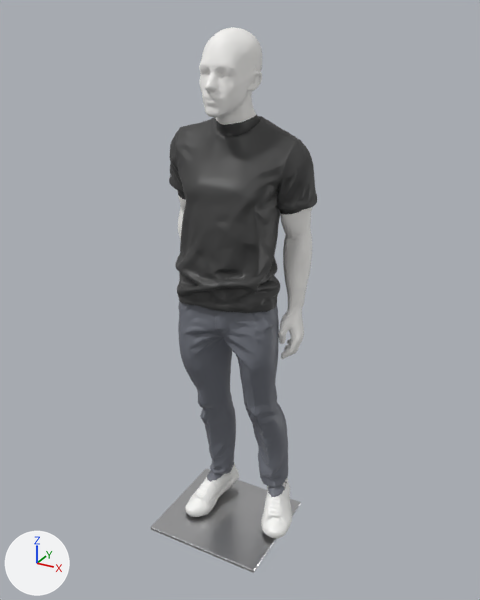
Renders of the Blender file assets-src/models/mannequins-poses/homme-pose.blend from each side of a commit.
Before and after are seen from a camera (50 mm lens) standing at (1.063, -1.848, 1.869) and looking at (0.034, 0.023, 0.934). Arrows for +X, +Y and +Z are at lower left; the lights stay in place. The picture after the commit comes second.

Objects in the first picture: 'Mannequin_Corps', 'Socle_Plaque'.
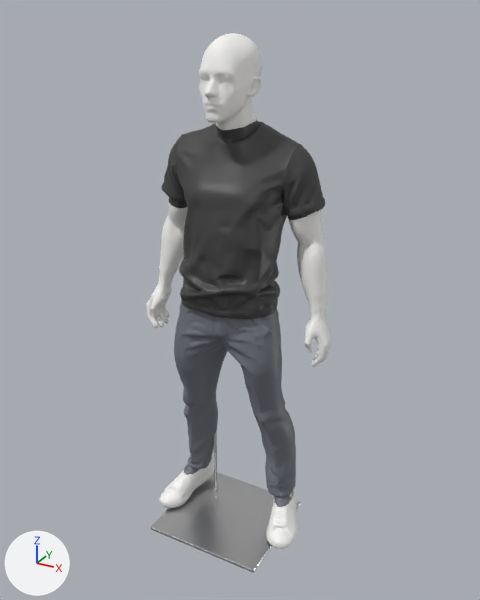
Location of each change, [x1, y1, x2, y2] in pixels of the pictures (480 x 600 px; the box of a moved part takes in the faces that stretch with it):
'Mannequin_Corps', reshaped, moved (26% wider)
    before: [169, 27, 317, 538]
    after: [146, 33, 332, 549]
part 1 of me_tripo_mesh_813cb525_25a2_4841_a47f_561e47d7e20b, moved or reshaped
    before: [169, 125, 317, 538]
    after: [146, 131, 331, 549]

What the commit changed:
me_tripo_mesh_813cb525_25a2_4841_a47f_561e47d7e20b is used by ob_mannequin_corps; location (0.0, 0.0, 0.017).
me_tripo_mesh_813cb525_25a2_4841_a47f_561e47d7e20b had 12692 vertices, 24725 faces and spanned x -0.27..0.27, y -0.18..0.21, z -0.02..1.8.
me_tripo_mesh_813cb525_25a2_4841_a47f_561e47d7e20b now has 12692 vertices, 24725 faces and spans x -0.36..0.36, y -0.18..0.18, z 0.0..1.8.
me_tripo_mesh_813cb525_25a2_4841_a47f_561e47d7e20b part 1: 9920 of 12692 vertices moved; they spanned x -0.27..0.27, y -0.18..0.21, z -0.02..1.49 and now span x -0.36..0.36, y -0.18..0.18, z 0.0..1.49; mean shift (-0.01, -0.01, 0.0); largest move (-0.04, 0.05, 0.84) -> (-0.31, 0.02, 0.75).
Object 'Mannequin_Corps' (ob_mannequin_corps) moves from (0.0, 0.0, 0.017) to (0.0, 0.0, 0.0).
